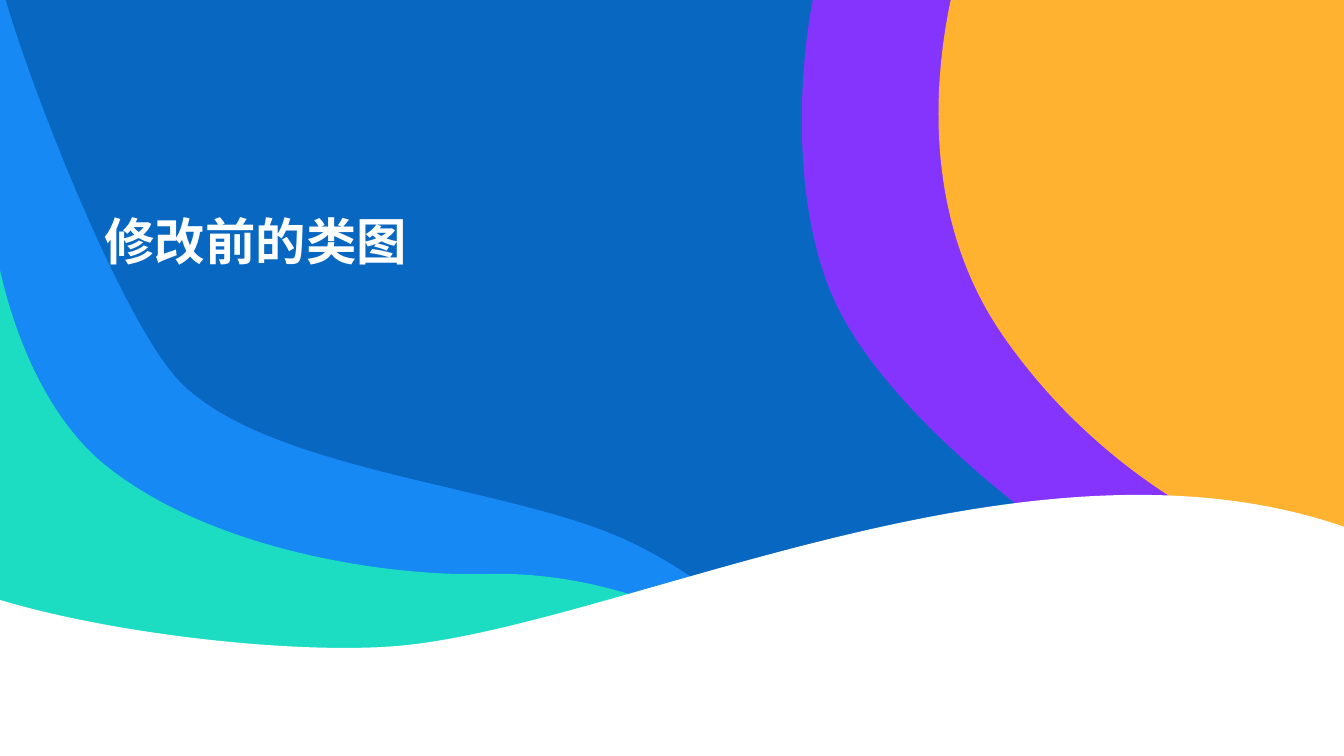
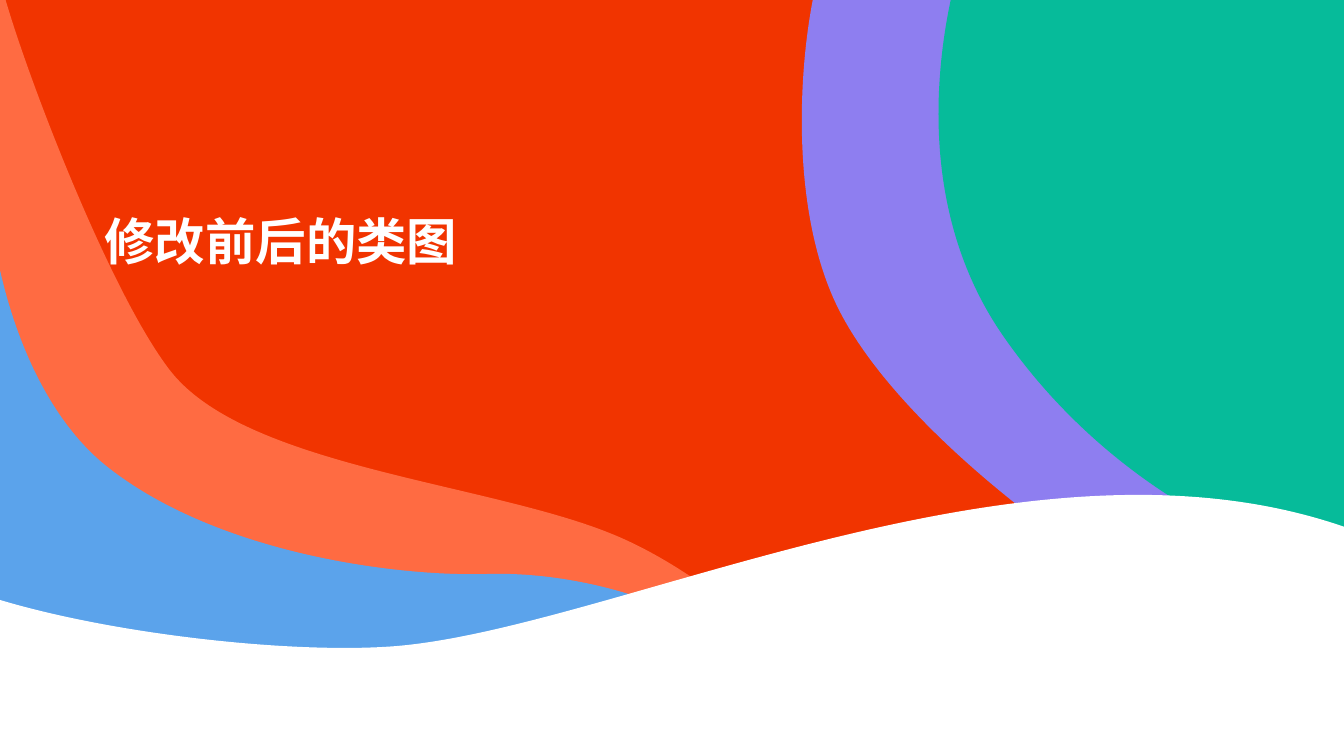
Before and after one commit to wzc506/mineswapper, a slide deck: slide 3 of uml.pptx. Drawn at 1344x756 pixels with LibreOffice and Linux fonts; fonts in the diff are those of the drawing. Boxes give left, top, right and bottom in pixels: in the first picture for what was removed or moved away, otherwise in the second. Text is boxed around its words. In the diff, an @@ line names an element or a change of style, - is before the commit and + after.

```diff
--- a/uml.pptx
+++ b/uml.pptx
@@ rectangle at [0, 0, 1344, 756]: fill #0867C1 to #F13400 @@
@@ freeform shape at [0, 0, 863, 756]: fill #1789F5 to #FF6B42 @@
@@ freeform shape at [793, 0, 1344, 625]: fill #8534FE to #8E7EF0 @@
@@ freeform shape at [919, 0, 1344, 568]: fill #FFB22F to #06BB9A @@
@@ title at [105, 217, 458, 273]: text changed @@
-修改前的类图
+修改前后的类图
@@ freeform shape at [0, 271, 840, 756]: fill #1CDDC2 to #5BA3EB @@
```
Also in this commit, not shown: 7 other slides changed, 2 slides added, 21 other files.
